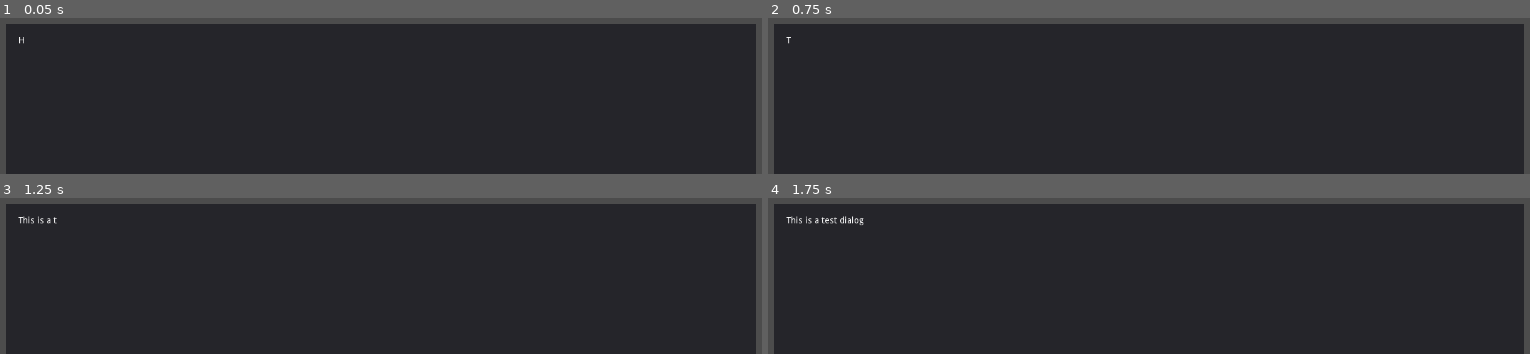
Above: before the commit, frames 1-4 (two rows, left to right).
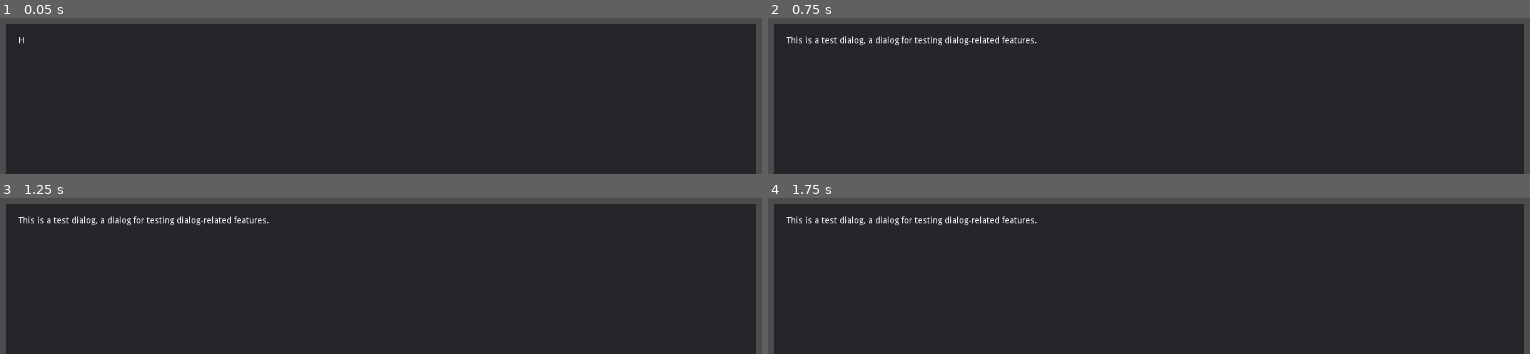
Above: after the commit, the same moments.

Repository: theratbeing/procedural-rpg
Game: Godot game, scene res://Main.tscn
Two runs of this game, one before a commit and one after it. Both use one fixed random seed, a clock stepped at 60 frames per second and the inputs below. The project has no main scene, so this scene is started directly.
Inputs (mouse positions are in pixels of both pictures, inside the frame that each line leads up to):
- Up to frame 1 (0.05 s): no input
- Up to frame 2 (0.75 s): tap Enter (ui_accept) at 0.5 s; move the mouse to (1149, 99) at 0.52 s; click (1149, 99) at 0.6 s
- Up to frame 3 (1.25 s): tap Enter (ui_accept) at 0.77, 0.8, 1.07 s
- Up to frame 4 (1.75 s): tap Enter (ui_accept) at 1.25, 1.35, 1.52 s; move the mouse to (outside the picture) at 1.27 s; click (outside the picture) at 1.55 s

Frame 1 is identical in both runs. In frame 2, 0.8% of the frame differs, in the area x 3-36%, y 11-18%; in frame 3, 0.7%; in frame 4, 0.5%.

Commit message:
Fixed animation problems with animation player.

Diff:
--- a/ui/Dialog.gd
+++ b/ui/Dialog.gd
@@ -4,16 +4,16 @@
 onready var speaker   = get_node("ScrollContainer/VBoxContainer/Speaker")
 onready var message   = get_node("ScrollContainer/VBoxContainer/Message")
 onready var sep_line  = get_node("ScrollContainer/VBoxContainer/HSeparator")
+onready var animation = get_node("AnimationPlayer")
 
-export(float) var char_per_sec = 20.0
+export(float) var char_per_sec = 8.0
 
 var data     : DialogScript
 var scenario : Array
 var scenario_index := 0
 var choice_var   := ""
 var button_nodes := Array()
-var printing_done = false
-var tween : Tween
+var done_printing := false
 
 signal line_ended
 signal dialog_ended
@@ -34,14 +34,14 @@
 	sep_line.visible = false
 	message.visible  = false
 
+	animation.connect("animation_finished", self, "onAnimationFinished")
+
 func _gui_input(event):
 	if event.is_action("ui_accept") or event.is_action("left_click"):
 		advance()
 
 func advance():
-	if !printing_done:
-		endLine()
-	elif choice_var.empty():
+	if done_printing and choice_var.empty():
 		nextLine()
 
 func nextLine():
@@ -87,7 +87,7 @@
 			nextLine()
 		DialogScript.DG.GOTO:
 			scenario_index = data.label[eval(copy[0])]
-			nextLine()
+			readLine()
 		DialogScript.DG.IF:
 			if (eval(copy[0])):
 				eval(copy[1])
@@ -134,15 +134,13 @@
 	emit_signal("dialog_ended")
 
 func printMessage(args: Array):
-	speaker.visible  = false
-	sep_line.visible = false
 	printText(args)
+	animation.play("Print")
 
 func sayMessage(chara_name: String, args: Array):
-	speaker.visible  = true
-	sep_line.visible = true
 	speaker.bbcode_text = chara_name
 	printText(args)
+	animation.play("Say")
 
 func printText(args: Array):
 	var text := ""
@@ -151,21 +149,13 @@
 
 	message.percent_visible = 0.0
 	message.bbcode_text = text
-	message.visible = true
-	printing_done   = false
-
-	var duration = float(text.length()) / char_per_sec
-	tween = Tween.new()
-	add_child(tween)
-	var _out = tween.connect("tween_completed", self, "onTweenCompleted")
-	_out = tween.interpolate_property(message, "percent_visible",
-	0.0, 1.0, duration, Tween.TRANS_LINEAR, Tween.EASE_IN_OUT)
-	_out = tween.start()
+	animation.playback_speed = float(text.length()) / char_per_sec
+	done_printing = false
 
 func choose(var_name: String, prompt: Array, choice: Array):
 	choice_var = var_name
 	printMessage(prompt)
-	yield(self, "line_ended")
+	yield(animation, "animation_finished")
 
 	for c_arr in choice:
 		assert(typeof(c_arr) == TYPE_ARRAY)
@@ -190,13 +180,6 @@
 	button_nodes.clear()
 	advance()
 
-func onTweenCompleted(_arg1, _arg2):
-	endLine()
-
-func endLine():
-	var _out = tween.stop_all()
-	tween.queue_free()
-
-	message.percent_visible = 1.0
-	printing_done = true
+func onAnimationFinished(_anim):
+	done_printing = true
 	emit_signal("line_ended")
--- a/ui/Dialog.tscn
+++ b/ui/Dialog.tscn
@@ -1,13 +1,164 @@
-[gd_scene load_steps=2 format=2]
+[gd_scene load_steps=5 format=2]
 
 [ext_resource path="res://ui/Dialog.gd" type="Script" id=1]
+
+[sub_resource type="Animation" id=2]
+resource_name = "Print"
+tracks/0/type = "value"
+tracks/0/path = NodePath("ScrollContainer/VBoxContainer/Message:percent_visible")
+tracks/0/interp = 1
+tracks/0/loop_wrap = true
+tracks/0/imported = false
+tracks/0/enabled = true
+tracks/0/keys = {
+"times": PoolRealArray( 0, 1 ),
+"transitions": PoolRealArray( 1, 1 ),
+"update": 0,
+"values": [ 0.0, 1.0 ]
+}
+tracks/1/type = "value"
+tracks/1/path = NodePath("ScrollContainer/VBoxContainer/Speaker:visible")
+tracks/1/interp = 1
+tracks/1/loop_wrap = true
+tracks/1/imported = false
+tracks/1/enabled = true
+tracks/1/keys = {
+"times": PoolRealArray( 0 ),
+"transitions": PoolRealArray( 1 ),
+"update": 1,
+"values": [ false ]
+}
+tracks/2/type = "value"
+tracks/2/path = NodePath("ScrollContainer/VBoxContainer/HSeparator:visible")
+tracks/2/interp = 1
+tracks/2/loop_wrap = true
+tracks/2/imported = false
+tracks/2/enabled = true
+tracks/2/keys = {
+"times": PoolRealArray( 0 ),
+"transitions": PoolRealArray( 1 ),
+"update": 1,
+"values": [ false ]
+}
+tracks/3/type = "value"
+tracks/3/path = NodePath("ScrollContainer/VBoxContainer/Message:visible")
+tracks/3/interp = 1
+tracks/3/loop_wrap = true
+tracks/3/imported = false
+tracks/3/enabled = true
+tracks/3/keys = {
+"times": PoolRealArray( 0 ),
+"transitions": PoolRealArray( 1 ),
+"update": 1,
+"values": [ true ]
+}
+
+[sub_resource type="Animation" id=1]
+length = 0.001
+tracks/0/type = "value"
+tracks/0/path = NodePath("ScrollContainer/VBoxContainer/Message:percent_visible")
+tracks/0/interp = 1
+tracks/0/loop_wrap = true
+tracks/0/imported = false
+tracks/0/enabled = true
+tracks/0/keys = {
+"times": PoolRealArray( 0 ),
+"transitions": PoolRealArray( 1 ),
+"update": 0,
+"values": [ 1.0 ]
+}
+tracks/1/type = "value"
+tracks/1/path = NodePath("ScrollContainer/VBoxContainer/Speaker:visible")
+tracks/1/interp = 1
+tracks/1/loop_wrap = true
+tracks/1/imported = false
+tracks/1/enabled = true
+tracks/1/keys = {
+"times": PoolRealArray( 0 ),
+"transitions": PoolRealArray( 1 ),
+"update": 0,
+"values": [ true ]
+}
+tracks/2/type = "value"
+tracks/2/path = NodePath("ScrollContainer/VBoxContainer/HSeparator:visible")
+tracks/2/interp = 1
+tracks/2/loop_wrap = true
+tracks/2/imported = false
+tracks/2/enabled = true
+tracks/2/keys = {
+"times": PoolRealArray( 0 ),
+"transitions": PoolRealArray( 1 ),
+"update": 0,
+"values": [ false ]
+}
+tracks/3/type = "value"
+tracks/3/path = NodePath("ScrollContainer/VBoxContainer/Message:visible")
+tracks/3/interp = 1
+tracks/3/loop_wrap = true
+tracks/3/imported = false
+tracks/3/enabled = true
+tracks/3/keys = {
+"times": PoolRealArray( 0 ),
+"transitions": PoolRealArray( 1 ),
+"update": 0,
+"values": [ true ]
+}
+
+[sub_resource type="Animation" id=3]
+resource_name = "Say"
+tracks/0/type = "value"
+tracks/0/path = NodePath("ScrollContainer/VBoxContainer/Message:visible")
+tracks/0/interp = 1
+tracks/0/loop_wrap = true
+tracks/0/imported = false
+tracks/0/enabled = true
+tracks/0/keys = {
+"times": PoolRealArray( 0 ),
+"transitions": PoolRealArray( 1 ),
+"update": 1,
+"values": [ true ]
+}
+tracks/1/type = "value"
+tracks/1/path = NodePath("ScrollContainer/VBoxContainer/HSeparator:visible")
+tracks/1/interp = 1
+tracks/1/loop_wrap = true
+tracks/1/imported = false
+tracks/1/enabled = true
+tracks/1/keys = {
+"times": PoolRealArray( 0 ),
+"transitions": PoolRealArray( 1 ),
+"update": 1,
+"values": [ true ]
+}
+tracks/2/type = "value"
+tracks/2/path = NodePath("ScrollContainer/VBoxContainer/Speaker:visible")
+tracks/2/interp = 1
+tracks/2/loop_wrap = true
+tracks/2/imported = false
+tracks/2/enabled = true
+tracks/2/keys = {
+"times": PoolRealArray( 0 ),
+"transitions": PoolRealArray( 1 ),
+"update": 1,
+"values": [ true ]
+}
+tracks/3/type = "value"
+tracks/3/path = NodePath("ScrollContainer/VBoxContainer/Message:percent_visible")
+tracks/3/interp = 1
+tracks/3/loop_wrap = true
+tracks/3/imported = false
+tracks/3/enabled = true
+tracks/3/keys = {
+"times": PoolRealArray( 0, 1 ),
+"transitions": PoolRealArray( 1, 1 ),
+"update": 0,
+"values": [ 0.0, 1.0 ]
+}
 
 [node name="Dialog" type="Panel"]
 margin_right = 1200.0
 margin_bottom = 240.0
 script = ExtResource( 1 )
-
-[node name="Tween" type="Tween" parent="."]
 
 [node name="ScrollContainer" type="ScrollContainer" parent="."]
 margin_left = 20.0
@@ -36,6 +187,7 @@
 scroll_active = false
 
 [node name="HSeparator" type="HSeparator" parent="ScrollContainer/VBoxContainer"]
+visible = false
 margin_top = 21.0
 margin_right = 1160.0
 margin_bottom = 25.0
@@ -54,3 +206,8 @@
 Even more text."
 fit_content_height = true
 scroll_active = false
+
+[node name="AnimationPlayer" type="AnimationPlayer" parent="."]
+anims/Print = SubResource( 2 )
+anims/RESET = SubResource( 1 )
+anims/Say = SubResource( 3 )
